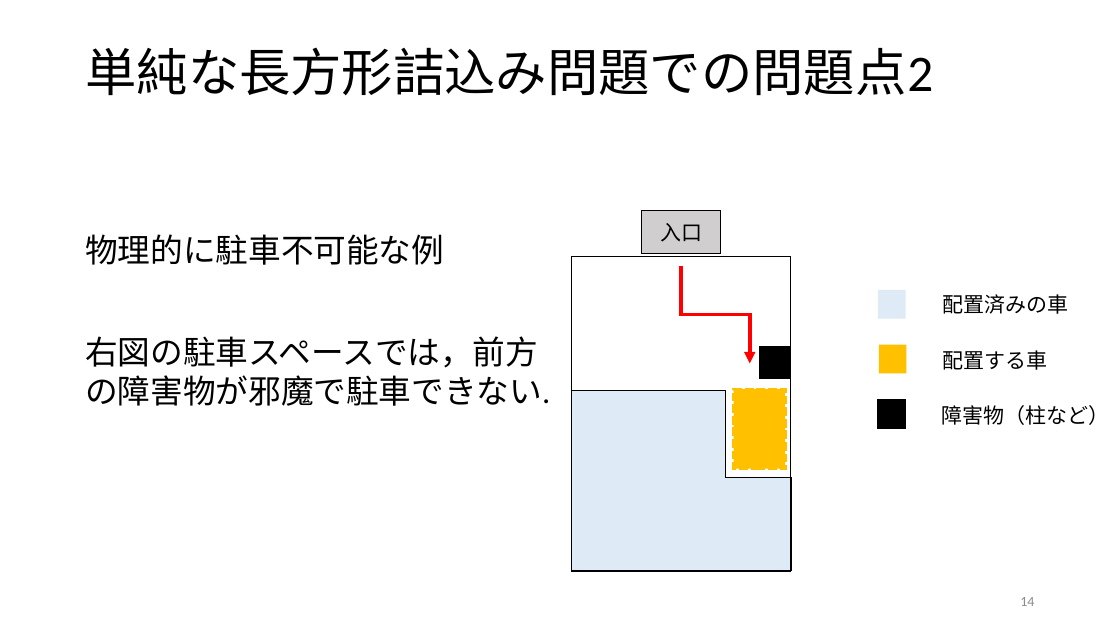
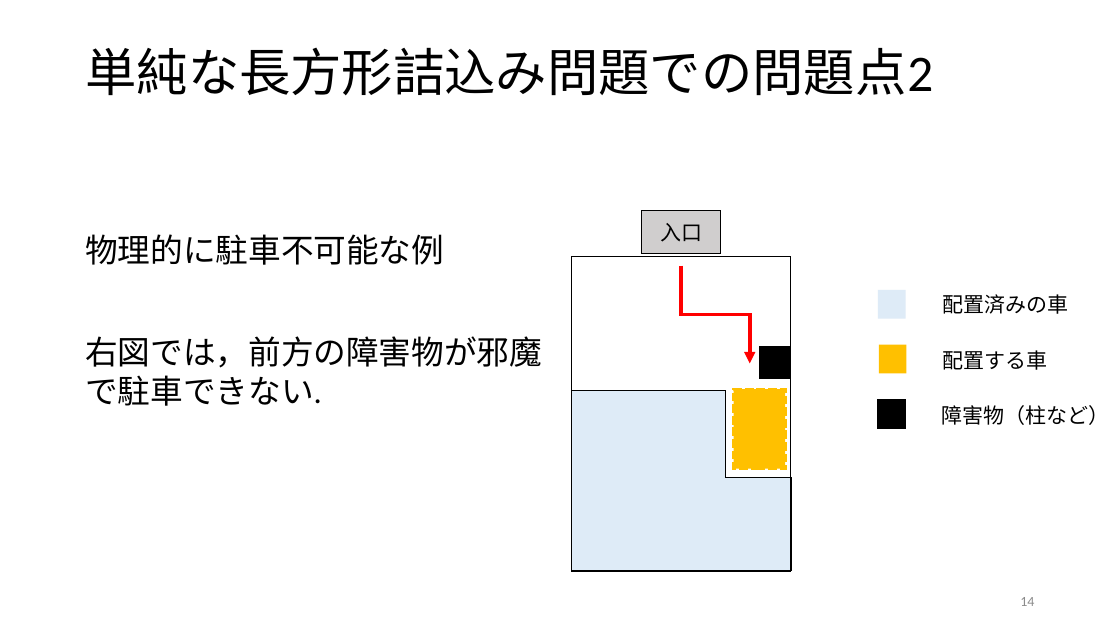
Before and after one commit to r-kurosu/kline, a slide deck: slide 14 of 卒論発表用スライド.pptx. Drawn at 1120x630 pixels with LibreOffice and Linux fonts; fonts in the diff are those of the drawing. Boxes give left, top, right and bottom in pixels: in the first picture for what was removed or moved away, otherwise in the second. Text is boxed around its words. In the diff, an @@ line names an element or a change of style, - is before the commit and + after.

```diff
--- a/卒論発表用スライド.pptx
+++ b/卒論発表用スライド.pptx
@@ text at (85, 336, 542, 406): text changed @@
-右図の駐車スペースでは，前方の障害物が邪魔で駐車できない.
+右図では，前方の障害物が邪魔で駐車できない.
```
Also in this commit, not shown: 9 other slides changed, 18 other files.
